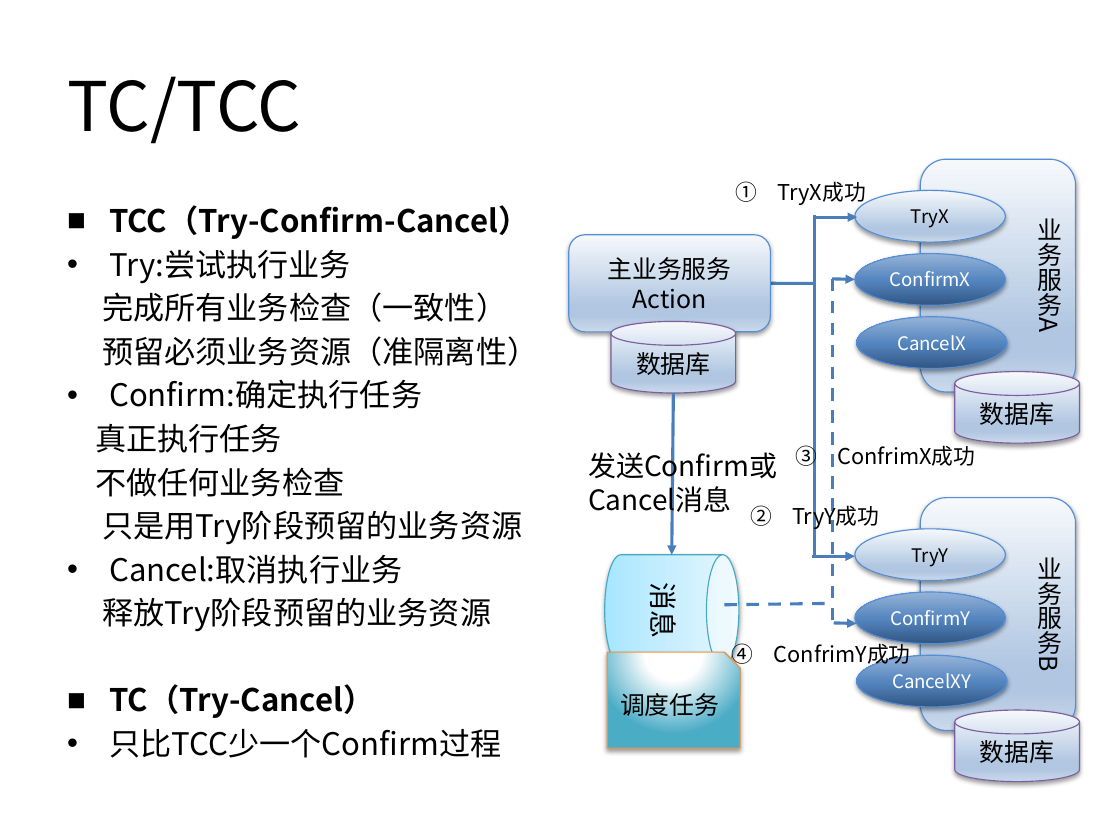
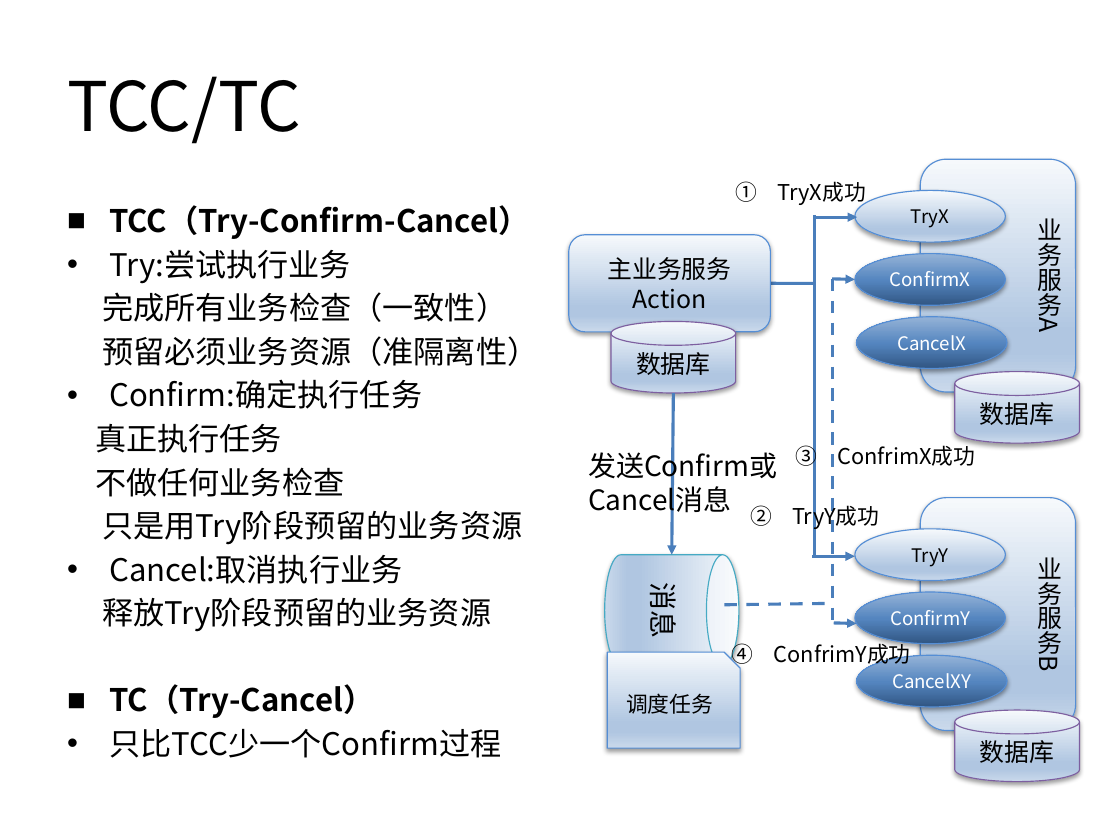
Before and after one commit to balancebeam/galaxy, a slide deck: slide 10 of galaxy-doc/分布式事务.pptx. Drawn at 1120x840 pixels with LibreOffice and Linux fonts; fonts in the diff are those of the drawing. Boxes give left, top, right and bottom in pixels: in the first picture for what was removed or moved away, otherwise in the second. Text is boxed around its words. In the diff, an @@ line names an element or a change of style, - is before the commit and + after.

```diff
--- a/galaxy-doc/分布式事务.pptx
+++ b/galaxy-doc/分布式事务.pptx
@@ title at [67,76,301,144]: text changed @@
-TC/TCC
+TCC/TC
@@ cylinder "消息" at [604,555,739,666]: fill gradient #A7E6FF to #C1EDFF to #E7F8FF to gradient #F6F9FC to #B0C6E1 to #CAD9EB @@
@@ snip rect "调度任务" at [607,652,740,748]: size 16 to 14 pt; fill gradient #FFFFFF to #4BACC6 to gradient #F6F9FC to #B0C6E1 to #CAD9EB; outline #F69240 0.75 pt to #558ED5 0.75 pt @@
```
Also in this commit, not shown: 8 other slides changed, 8 slides added, 13 slides removed, 1 other file.
